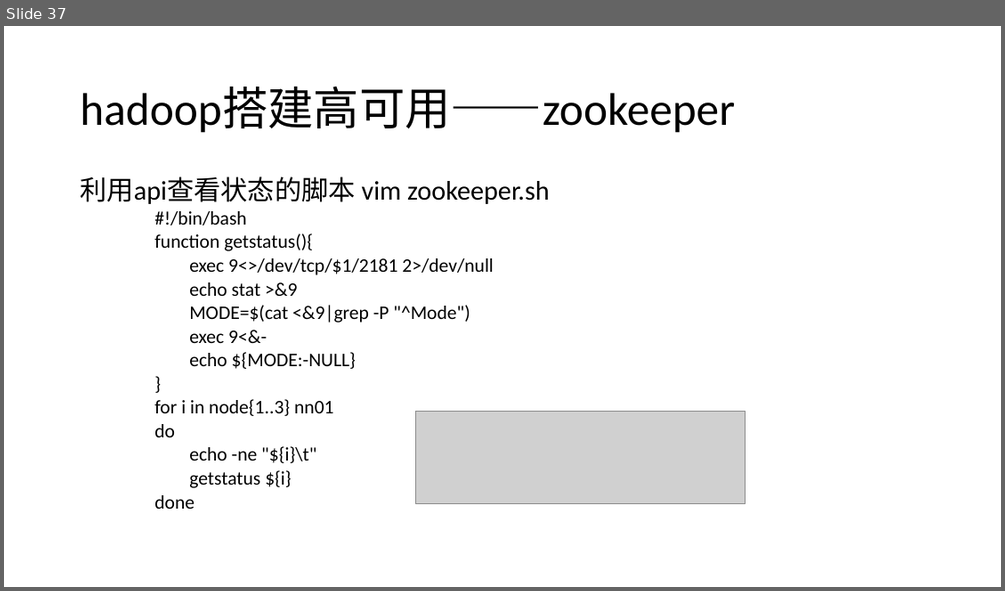
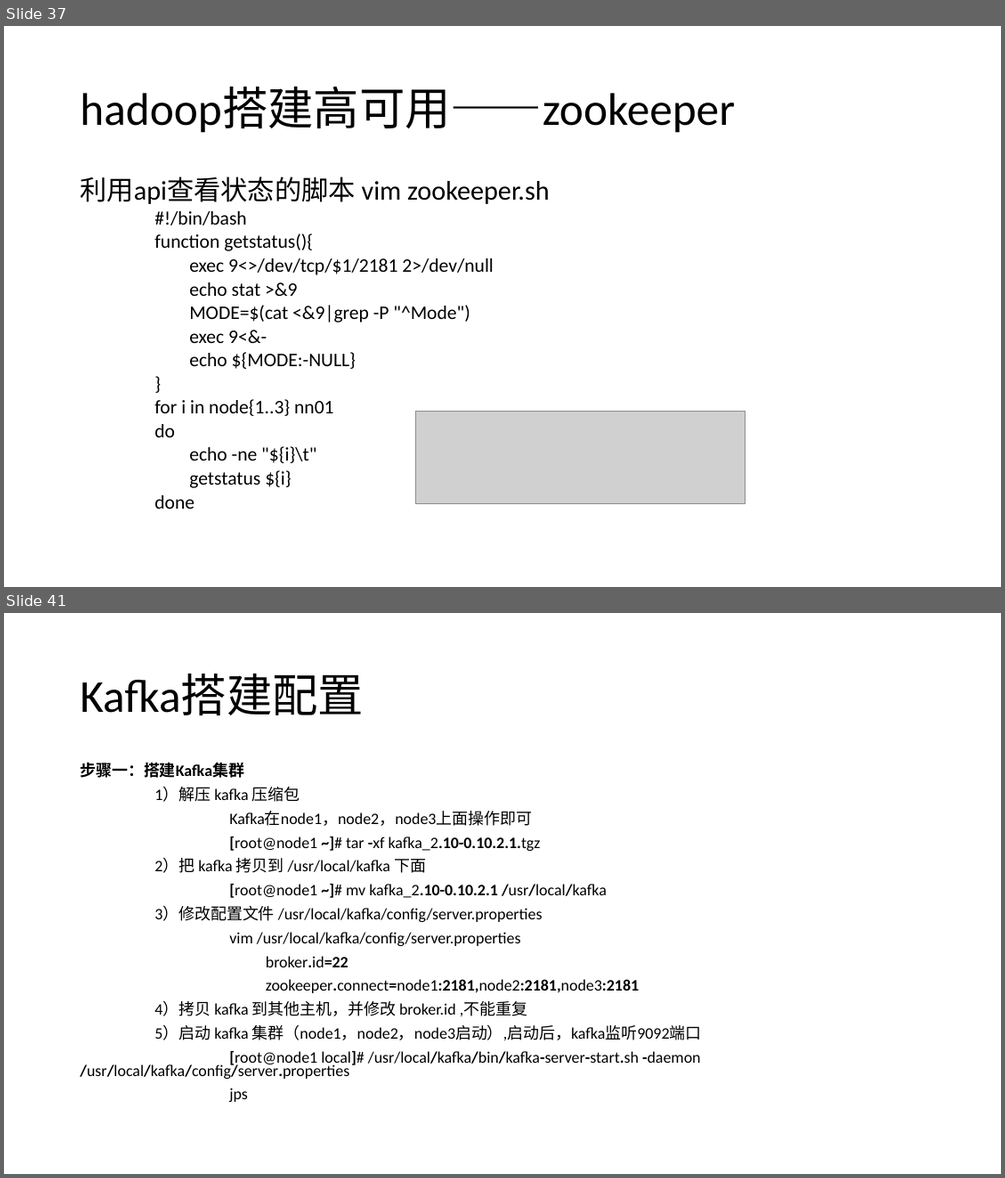
Before and after one commit to MX-Steve/nsd01, a slide deck: bixiejianpu/hadoop/bigData.pptx. Shown one above the other, each under a label of ours: slide 37 before the commit, slides 37 and 41 after it; the slides between them are not shown. The pictures are 1005x591 and 1005x1178 pixels, drawn with LibreOffice and Linux fonts; fonts in the diff are those of the drawing; grey boxes stand for pictures. Boxes give left, top, right and bottom in pixels: in the first picture for what was removed or moved away, otherwise in the second. Text is boxed around its words. In the diff, an @@ line names an element or a change of style, - is before the commit and + after.

```diff
--- a/bixiejianpu/hadoop/bigData.pptx
+++ b/bixiejianpu/hadoop/bigData.pptx
@@ slide 41 added at <box>4,613,1001,1174</box>, background #FFFFFF @@
@@ title added at <box>80,674,364,715</box>, 44 pt, text #000000 @@
+Kafka搭建配置
@@ text added at <box>80,762,702,1102</box>, 15.4 pt, text #000000 @@
+步骤一：搭建Kafka集群
+1）解压 kafka 压缩包
+Kafka在node1，node2，node3上面操作即可
+[root@node1 ~]# tar -xf kafka_2.10-0.10.2.1.tgz
+2）把 kafka 拷贝到 /usr/local/kafka 下面
+[root@node1 ~]# mv kafka_2.10-0.10.2.1 /usr/local/kafka
+3）修改配置文件 /usr/local/kafka/config/server.properties
+vim /usr/local/kafka/config/server.properties
+broker.id=22
+zookeeper.connect=node1:2181,node2:2181,node3:2181
+4）拷贝 kafka 到其他主机，并修改 broker.id ,不能重复
+5）启动 kafka 集群（node1，node2，node3启动）,启动后，kafka监听9092端口
+[root@node1 local]# /usr/local/kafka/bin/kafka-server-start.sh -daemon /usr/local/kafka/config/server.properties
+jps
```
Also in this commit, not shown: 1 slide changed, 14 other slides added, 6 other files.
